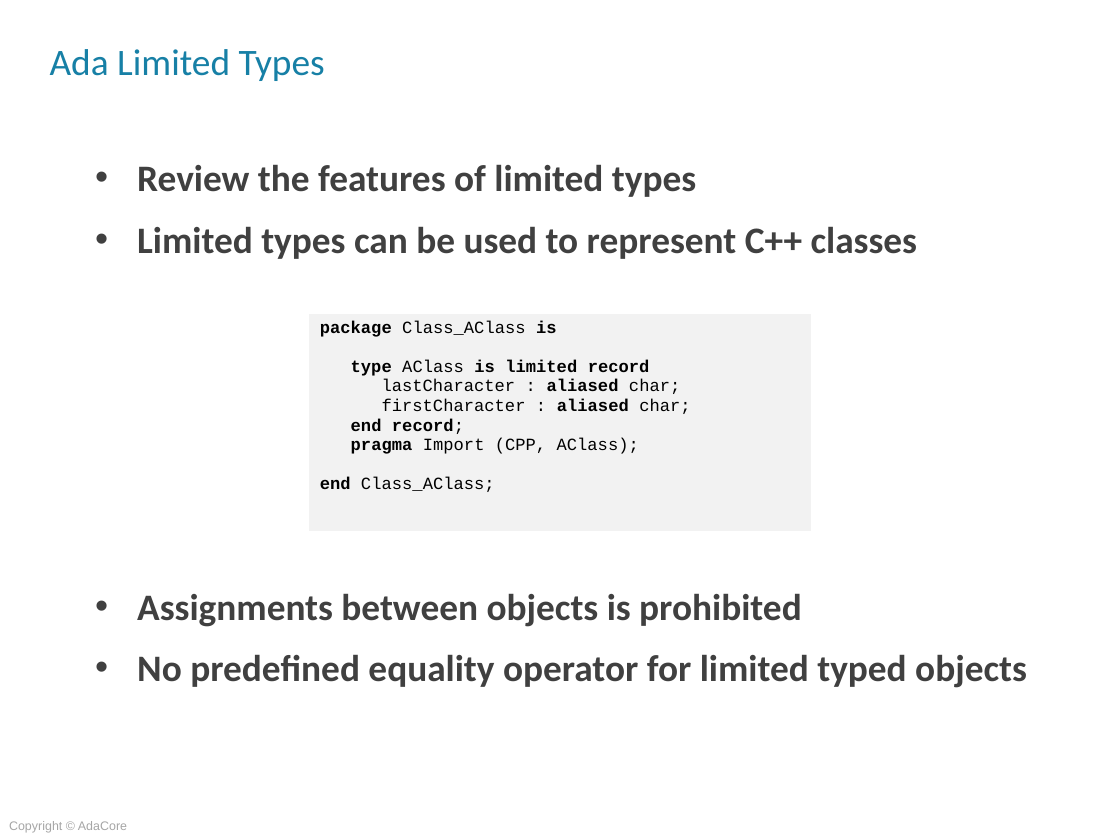
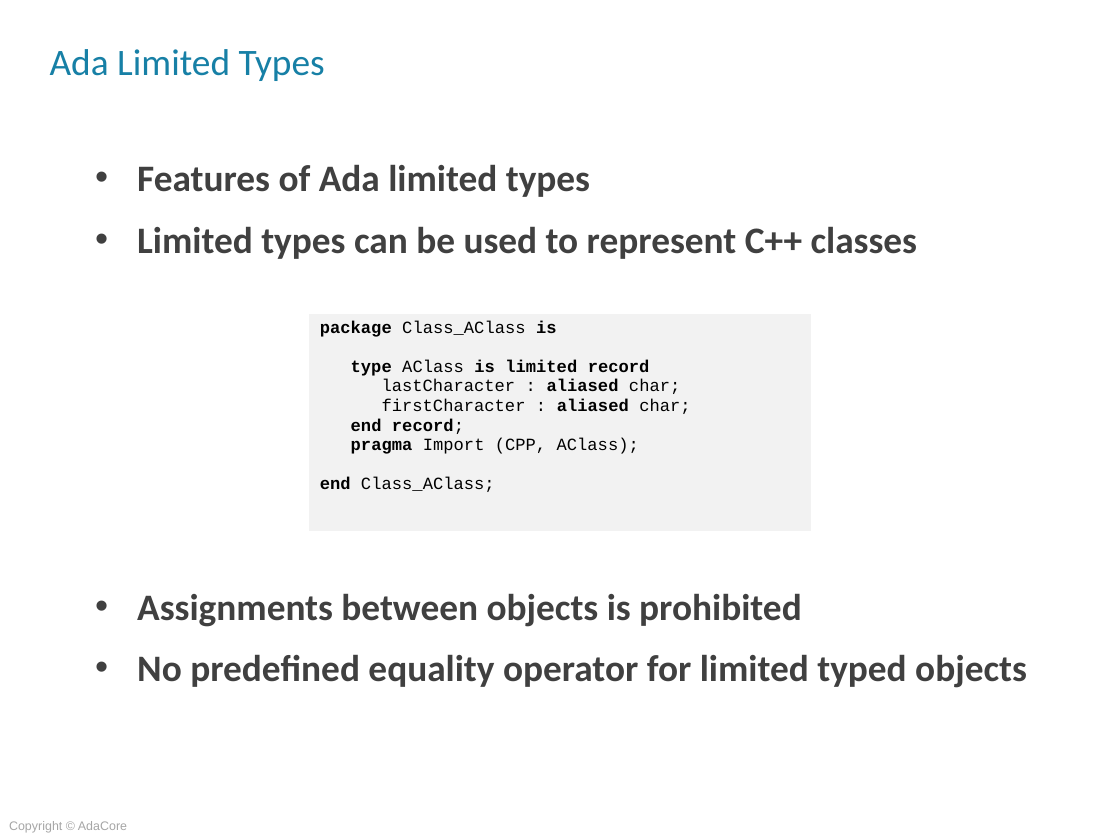
Before and after one commit to AdaCoreU/Courses, a slide deck: slide 8 of lectures/04_Mixed_Language_Programming_In_Ada/03_Ada_and_C++/Slides/03_Ada_and_C++.pptx. Drawn at 1120x840 pixels with LibreOffice and Linux fonts; fonts in the diff are those of the drawing; background and template pictures are left out. Boxes give left, top, right and bottom in pixels: in the first picture for what was removed or moved away, otherwise in the second. Text is boxed around its words. In the diff, an @@ line names an element or a change of style, - is before the commit and + after.

```diff
--- a/lectures/04_Mixed_Language_Programming_In_Ada/03_Ada_and_C++/Slides/03_Ada_and_C++.pptx
+++ b/lectures/04_Mixed_Language_Programming_In_Ada/03_Ada_and_C++/Slides/03_Ada_and_C++.pptx
@@ text at box(137, 164, 590, 197): text changed @@
-• Review the features of limited types
+• Features of Ada limited types
```
Also in this commit, not shown: 4 other slides changed, 1 other file.
